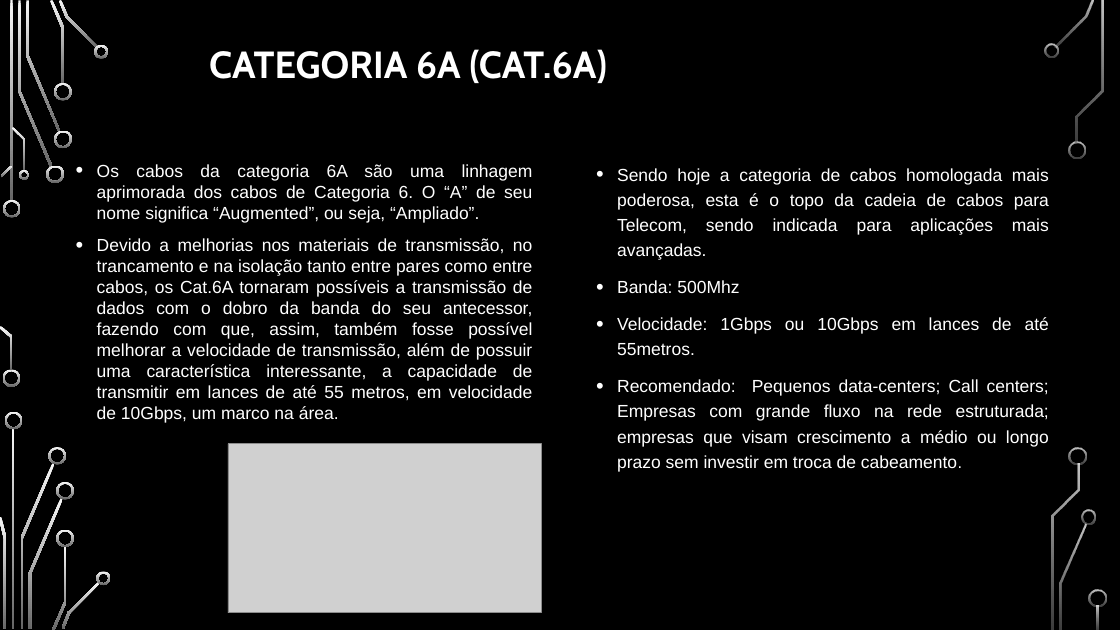
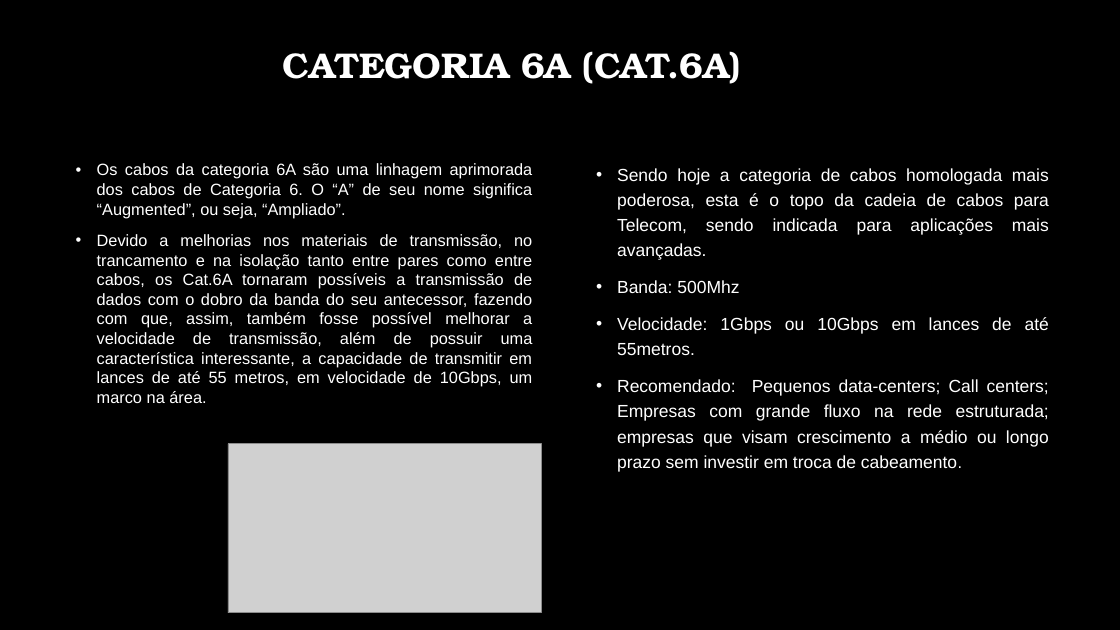
Before and after one commit to BrunoRicardo2/BrunoRicardo2, a slide deck: slide 5 of Trabalho Pratico.pptx. Drawn at 1120x630 pixels with LibreOffice and Linux fonts; fonts in the diff are those of the drawing; grey boxes stand for pictures; background and template pictures are left out. Boxes give left, top, right and bottom in pixels: in the first picture for what was removed or moved away, otherwise in the second. Text is boxed around its words. In the diff, an @@ line names an element or a change of style, - is before the commit and + after.

```diff
--- a/Trabalho Pratico.pptx
+++ b/Trabalho Pratico.pptx
@@ title "CATEGORIA 6A (CAT.6A)" at box(283, 51, 741, 84): size 32.4 to 30.6 pt, font Cabin to TeX Gyre Bonum; alignment left to centre @@
@@ text "Os cabos da categoria 6A ..." at box(97, 163, 533, 403): size 15 to 14 pt @@
@@ group removed at box(0, 0, 1107, 630): 33 freeform shapes, 3 rectangles @@
```
Also in this commit, not shown: 7 other slides changed.
